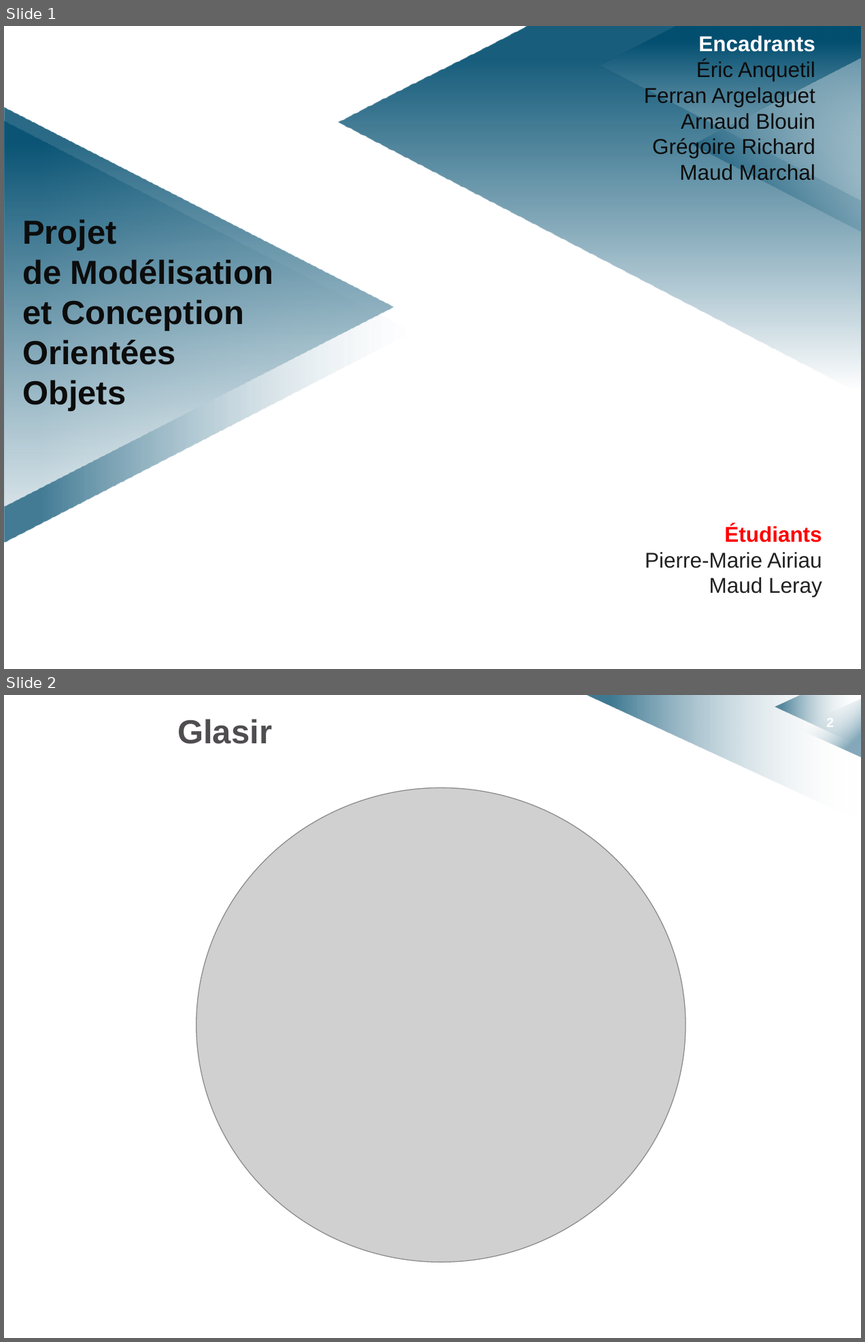
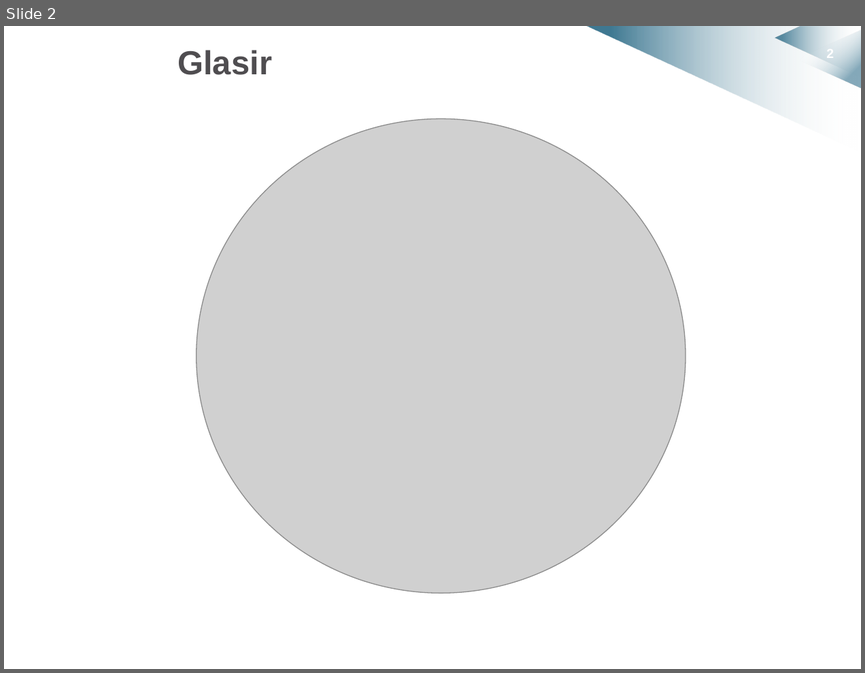
Before and after one commit to HKervadec/korrigolo, a slide deck: soutenances/projet_decembre/soutenance_projet_decembre.pptx. Shown one above the other, each under a label of ours: slides 1 and 2 before the commit, slide 2 after it. The pictures are 865x1342 and 865x673 pixels, drawn with LibreOffice and Linux fonts; fonts in the diff are those of the drawing; grey boxes stand for pictures; background and template pictures are left out. Boxes give left, top, right and bottom in pixels: in the first picture for what was removed or moved away, otherwise in the second. Text is boxed around its words. In the diff, an @@ line names an element or a change of style, - is before the commit and + after.

```diff
--- a/soutenances/projet_decembre/soutenance_projet_decembre.pptx
+++ b/soutenances/projet_decembre/soutenance_projet_decembre.pptx
@@ slide 1 removed at (4,26,861,669), background #FFFFFF; not listed: 1 template element that a slide beside it also shows @@
@@ rectangle removed at (4,26,861,669) @@
@@ freeform shape removed at (338,26,861,393) @@
@@ freeform shape removed at (586,26,861,152) @@
@@ freeform shape removed at (600,26,861,201) @@
@@ text removed at (644,36,815,180) @@
-Encadrants
-Éric Anquetil
-Ferran Argelaguet
-Arnaud Blouin
-Grégoire Richard
-Maud Marchal
@@ freeform shape removed at (774,27,860,77) @@
@@ triangle removed at (797,30,861,88) @@
@@ triangle removed at (692,57,861,233) @@
@@ triangle removed at (5,107,394,505) @@
@@ triangle removed at (5,121,412,541) @@
@@ text removed at (22,219,274,411) @@
-Projet
-de Modélisation
-et Conception
-Orientées
-Objets
@@ text removed at (645,524,822,597) @@
-Étudiants
-Pierre-Marie Airiau
-Maud Leray
```
Also in this commit, not shown: 1 slide added.
